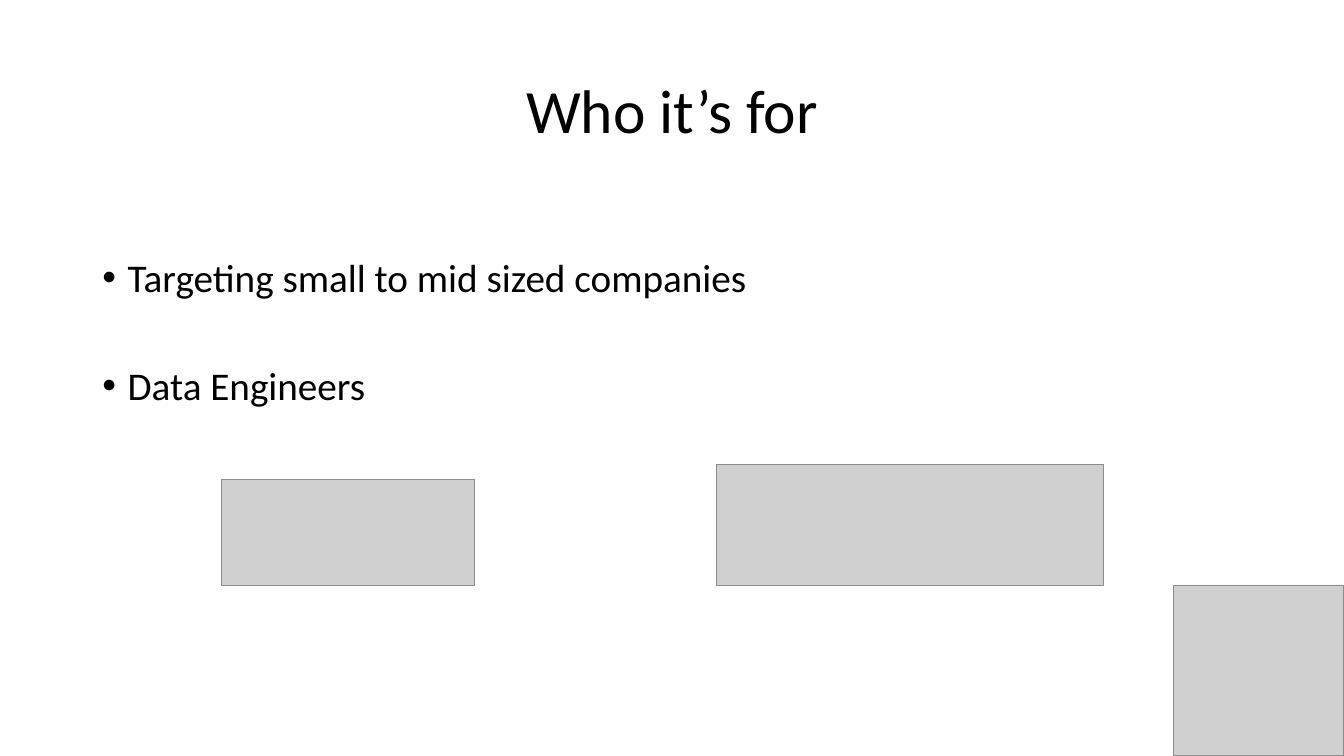
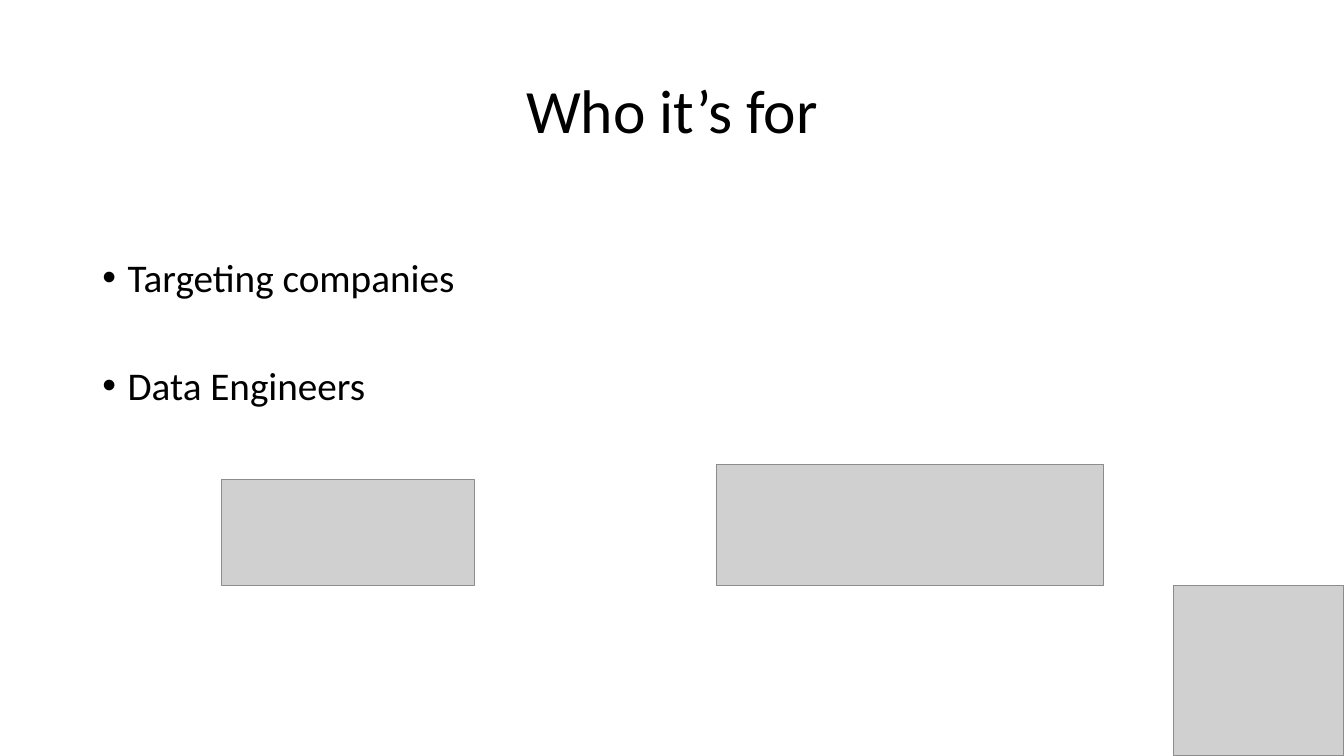
Before and after one commit to havess/daudit, a slide deck: slide 3 of midterm_presentation.pptx. Drawn at 1344x756 pixels with LibreOffice and Linux fonts; fonts in the diff are those of the drawing; grey boxes stand for pictures. Boxes give left, top, right and bottom in pixels: in the first picture for what was removed or moved away, otherwise in the second. Text is boxed around its words. In the diff, an @@ line names an element or a change of style, - is before the commit and + after.

Commit message:
updating presentation

```diff
--- a/midterm_presentation.pptx
+++ b/midterm_presentation.pptx
@@ text at bbox=[128, 265, 455, 299]: text changed @@
-• Targeting small to mid sized companies
+• Targeting companies
```
Also in this commit, not shown: 5 slides added.
